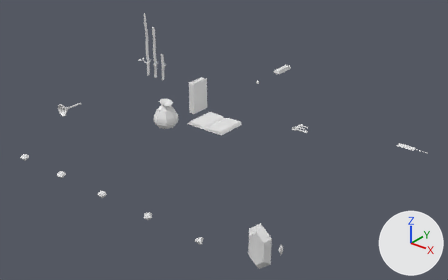
The Blender file resources/meshes/items/misc.blend, before and after one commit.
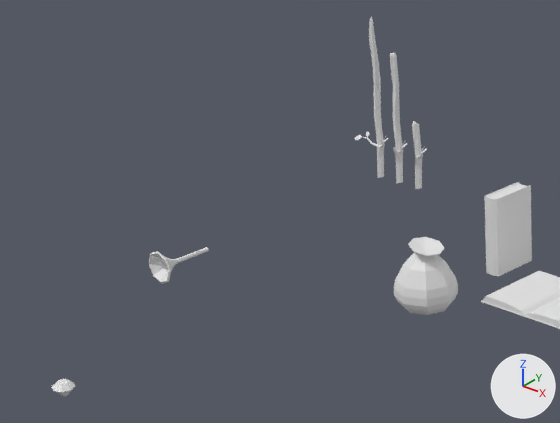
Each version appears first whole from a camera (50 mm lens) standing at (3.84, -3.91, 2.48) and looking at (0.41, 0.38, -0.18), and next in a close-up on the part from 0% to 49% of the width and 2% to 61% of the height. Lighting does not change. The marker at lower right points along +X, +Y and +Z.

Objects in the first close-up: 'bookHardcoverClosed01', 'bookHardcoverOpen01', 'sack01', 'stick03', 'stick04', 'trumpet01'.
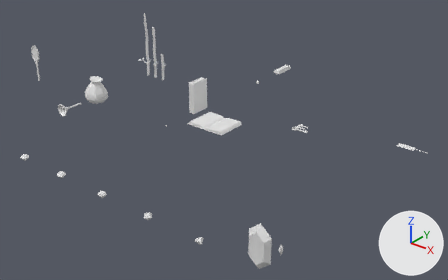
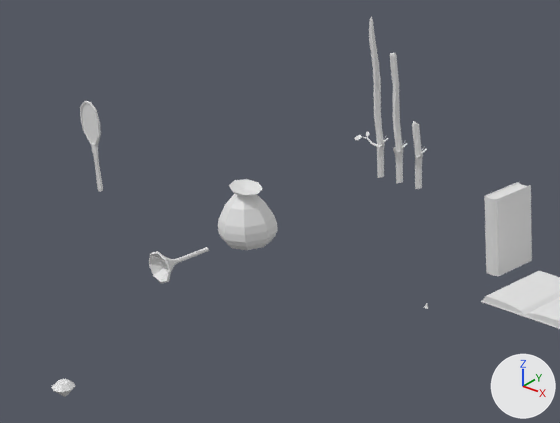
Commit message: hand mirror

Pixel boxes (x1, y1, x2, y2) of what changed, in the close-ups (560 x 423 px):
'sack01', moved
    before: (394, 237, 458, 315)
    after: (218, 179, 278, 250)
'handMirror01', added
    after: (80, 101, 103, 191)
'handMirrorGlass01', added
    after: (82, 103, 98, 144)

Diff of the bpy script that builds the scene:
```diff
--- a/resources/meshes/items/misc.blend.py
+++ b/resources/meshes/items/misc.blend.py
@@ me_handmirrorglass01 @@
+me_handmirrorglass01.from_pydata([(-2.015, 0.0, 0.213), (-1.985, 0.0, 0.213), (-2.052, 0.0, 0.268), (-1.948, 0.0, 0.268), (-2.057, 0.0, 0.317), (-1.943, 0.0, 0.317), (-2.047, 0.0, 0.368), (-1.953, 0.0, 0.368), (-2.016, 0.0, 0.395), (-1.984, 0.0, 0.395), (-2.0, 0.0, 0.318)], [], [(10, 3, 5), (1, 3, 10), (10, 7, 9), (10, 5, 7), (4, 10, 6), (2, 10, 4), (2, 0, 10), (0, 1, 10), (6, 10, 8), (8, 10, 9)])
@@ me_handmirror01 @@
+me_handmirror01.from_pydata(...)  # 62 vertices, 72 faces; spans x -2.063..-1.937, y -0.005..0.018, z -0.009..0.403
@@ ob_sack01 @@
 ob_sack01 = bpy.data.objects.new('sack01', me_sack01)
-ob_sack01.location = (0.0, 0.0, 0.0)
+ob_sack01.location = (-1.0, 0.0, 0.0)
@@ ob_handmirrorglass01 @@
+ob_handmirrorglass01 = bpy.data.objects.new('handMirrorGlass01', me_handmirrorglass01)
+ob_handmirrorglass01.location = (0.0, 0.0, 0.0)
@@ ob_handmirror01 @@
+ob_handmirror01 = bpy.data.objects.new('handMirror01', me_handmirror01)
+ob_handmirror01.location = (0.0, 0.0, 0.0)
```
